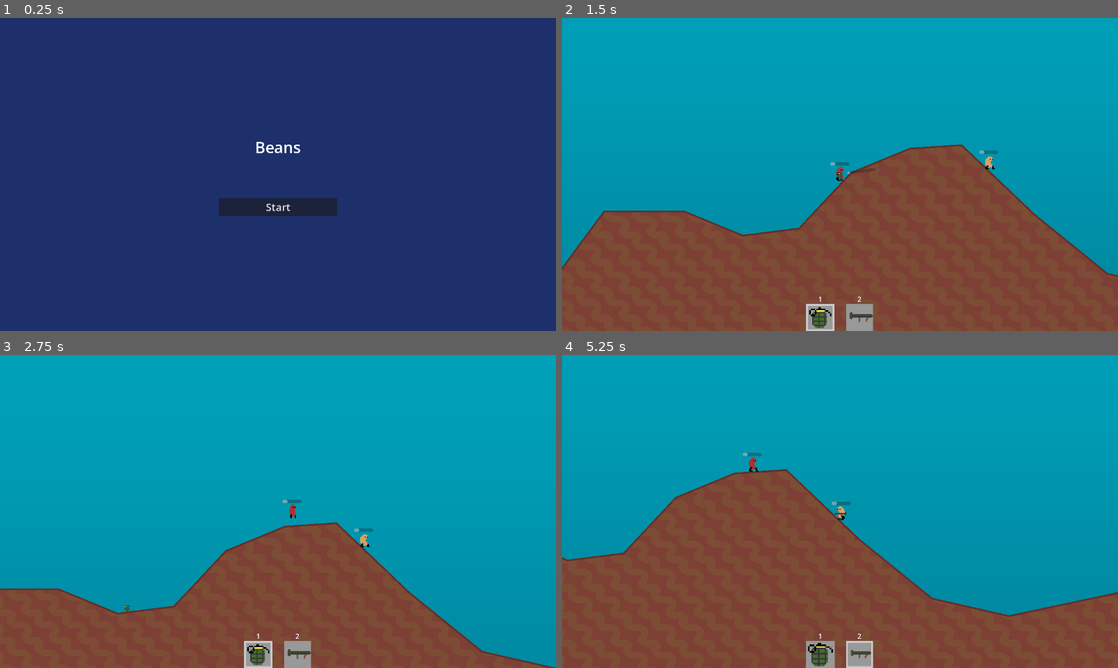
Above: before the commit, frames 1-4 (two rows, left to right).
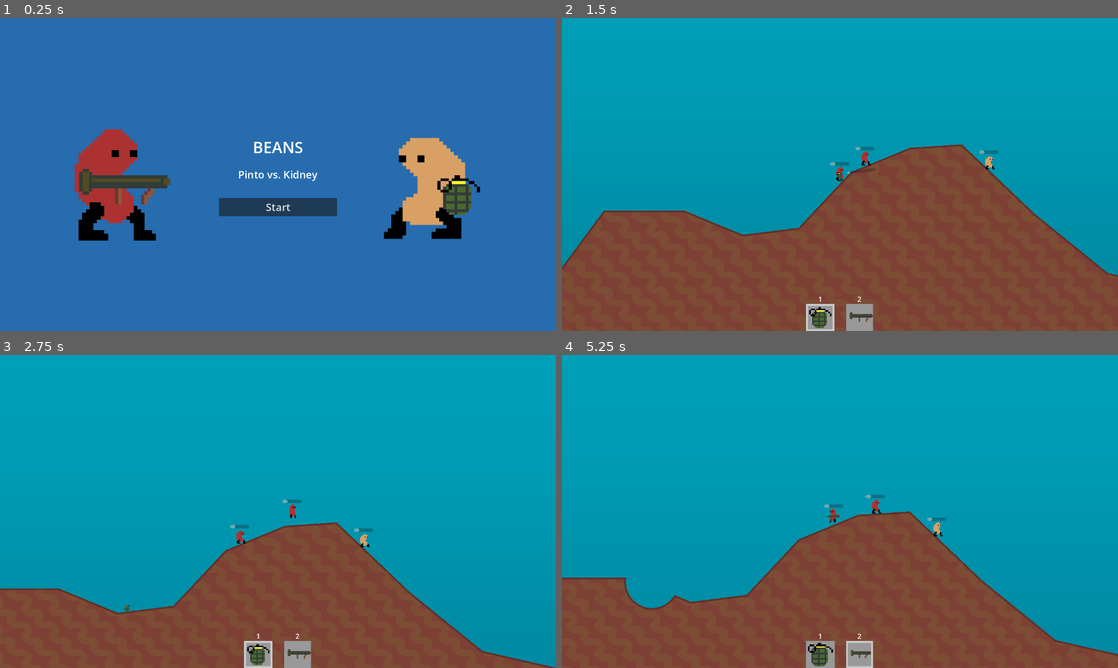
Above: after the commit, the same moments.

Repository: fredchien3/20-game-challenge
Game: Godot game, scene res://main/main.tscn
Two runs of this game, one before a commit and one after it. Both use one fixed random seed, a clock stepped at 60 frames per second and the inputs below.
Inputs (mouse positions are in pixels of both pictures, inside the frame that each line leads up to):
- Up to frame 1 (0.25 s): no input
- Up to frame 2 (1.5 s): click "Start" at 0.5 s; move the mouse to (962, 158) at 1.27 s; hold D (move_right) from 1.28 s (still down); hold 1 (select_weapon_1) from 1.28 s (still down); click (962, 158) at 1.42 s
- Up to frame 3 (2.75 s): keep holding D (move_right); tap Space (jump) at 1.52, 2.27 s; move the mouse to (166, 527) at 2.02 s; release 1 (select_weapon_1) at 2.03 s; tap 2 (select_weapon_2) at 2.1 s
- Up to frame 4 (5.25 s): move the mouse to (895, 442) at 2.77 s; release D (move_right) at 2.78 s; press the mouse at (895, 442) at 2.78 s; hold A (move_left) 2.78-3.53 s; move the mouse to (812, 574) at 3.52 s; release the mouse at (812, 574) at 3.53 s; hold D (move_right) 3.53-5.03 s; tap I at 3.6 s; click (812, 574) at 3.67 s; tap Space (jump) at 3.77, 4.52 s; tap Enter at 4.25 s; move the mouse to (1006, 558) at 4.27 s; hold 1 (select_weapon_1) 4.28-5.03 s; move the mouse to (673, 464) at 5.02 s; hold A (move_left) from 5.03 s (still down); tap 2 (select_weapon_2) at 5.1 s

The runs differ from the first frame. In frame 1, 100% of the frame differs, in the area x 0-100%, y 0-100%; in frame 2, less than 0.1%; in frame 3, less than 0.1%; in frame 4, 18%.

Commit message:
Add main menu art

Diff:
--- a/7--worms/main/level.gd
+++ b/7--worms/main/level.gd
@@ -14,7 +14,7 @@
 @export var game_ui: CanvasLayer
 
 var game_active = true
-var beans_per_team = 2
+var beans_per_team = 3
 var active_bean: CharacterBody2D
 var active_bean_index := 0
 var beans: Array[Node]
--- a/7--worms/main/main.tscn
+++ b/7--worms/main/main.tscn
@@ -3,6 +3,18 @@
 [ext_resource type="Script" uid="uid://c1gh8ng2ipfgj" path="res://main/main.gd" id="1_53q0u"]
 [ext_resource type="PackedScene" uid="uid://cawnxutqlt4sl" path="res://main/level.tscn" id="2_pjrb6"]
 [ext_resource type="Theme" uid="uid://drngt71fn7ob6" path="res://ui_theme.tres" id="3_xwkvk"]
+[ext_resource type="Texture2D" uid="uid://cqt4a8pgies8p" path="res://bean/kidney_idle.png" id="4_4dugh"]
+[ext_resource type="Texture2D" uid="uid://ckvvbgyd6fwgv" path="res://bean/pinto_idle.png" id="5_67ri8"]
+[ext_resource type="Texture2D" uid="uid://cmt7x03mm0tdj" path="res://weapons/grenade.png" id="6_grrlh"]
+[ext_resource type="Texture2D" uid="uid://clcupjbeoe44q" path="res://weapons/bazooka.png" id="7_0i4oc"]
+
+[sub_resource type="AtlasTexture" id="AtlasTexture_bsumw"]
+atlas = ExtResource("4_4dugh")
+region = Rect2(8, 0, 22, 32)
+
+[sub_resource type="AtlasTexture" id="AtlasTexture_fwcvl"]
+atlas = ExtResource("5_67ri8")
+region = Rect2(40, 3, 22, 29)
 
 [node name="Main" type="Node2D" unique_id=422347337 node_paths=PackedStringArray("main_menu", "game_over_menu", "paused_menu", "winner_label")]
 process_mode = 3
@@ -18,7 +30,7 @@
 [node name="ColorRect" type="ColorRect" parent="MainMenu" unique_id=1772086895]
 offset_right = 1280.0
 offset_bottom = 720.0
-color = Color(0.11372549, 0.1882353, 0.41960785, 1)
+color = Color(0.14900824, 0.42191356, 0.6872695, 1)
 
 [node name="Container" type="VBoxContainer" parent="MainMenu" unique_id=797792053]
 anchors_preset = 8
@@ -39,13 +51,43 @@
 theme = ExtResource("3_xwkvk")
 theme_type_variation = &"HeaderLarge"
 theme_override_font_sizes/font_size = 36
-text = "Beans"
+text = "BEANS"
+horizontal_alignment = 1
+
+[node name="Title2" type="Label" parent="MainMenu/Container" unique_id=1711349093]
+layout_mode = 2
+size_flags_vertical = 3
+theme = ExtResource("3_xwkvk")
+theme_type_variation = &"HeaderLarge"
+theme_override_font_sizes/font_size = 24
+text = "Pinto vs. Kidney"
 horizontal_alignment = 1
 
 [node name="Start" type="Button" parent="MainMenu/Container" unique_id=2040872817]
 layout_mode = 2
 size_flags_vertical = 8
 text = "Start"
+
+[node name="Kidney" type="Sprite2D" parent="MainMenu" unique_id=315304731]
+position = Vector2(265.5, 384)
+scale = Vector2(8.477274, 8)
+texture = SubResource("AtlasTexture_bsumw")
+
+[node name="Pinto" type="Sprite2D" parent="MainMenu" unique_id=1549205793]
+position = Vector2(977.5, 392)
+rotation = -3.1415927
+scale = Vector2(8.477, -8)
+texture = SubResource("AtlasTexture_fwcvl")
+
+[node name="Grenade" type="Sprite2D" parent="MainMenu" unique_id=386789739]
+position = Vector2(1056, 407.99997)
+scale = Vector2(6.500001, 6.500001)
+texture = ExtResource("6_grrlh")
+
+[node name="Bazooka" type="Sprite2D" parent="MainMenu" unique_id=1039618694]
+position = Vector2(272.00003, 392)
+scale = Vector2(7.5, 7.5)
+texture = ExtResource("7_0i4oc")
 
 [node name="GameOverMenu" type="CanvasLayer" parent="." unique_id=685846167]
 visible = false
